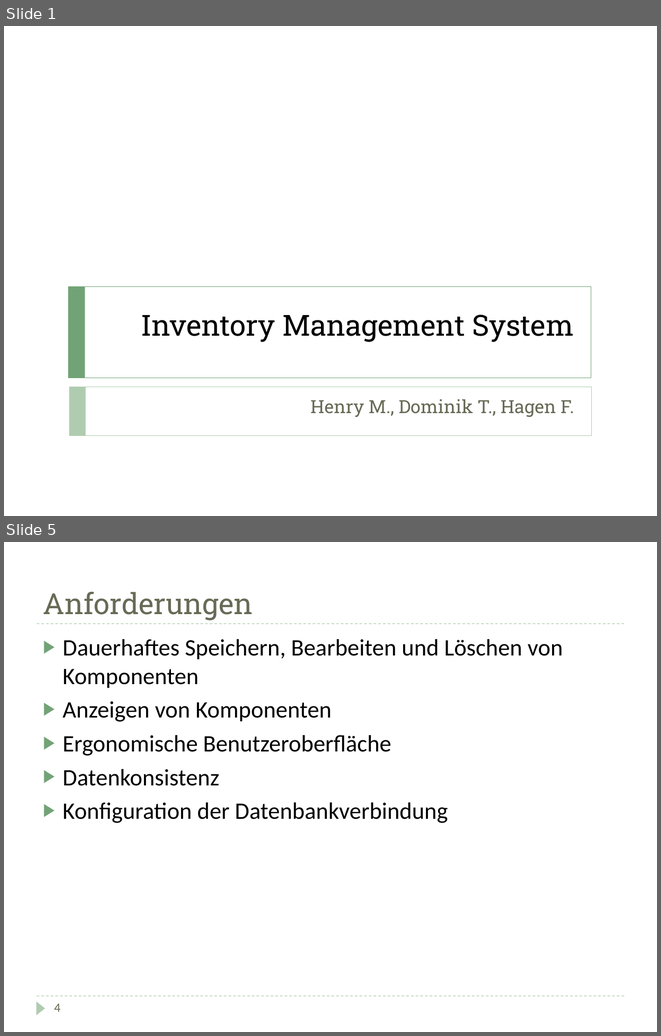
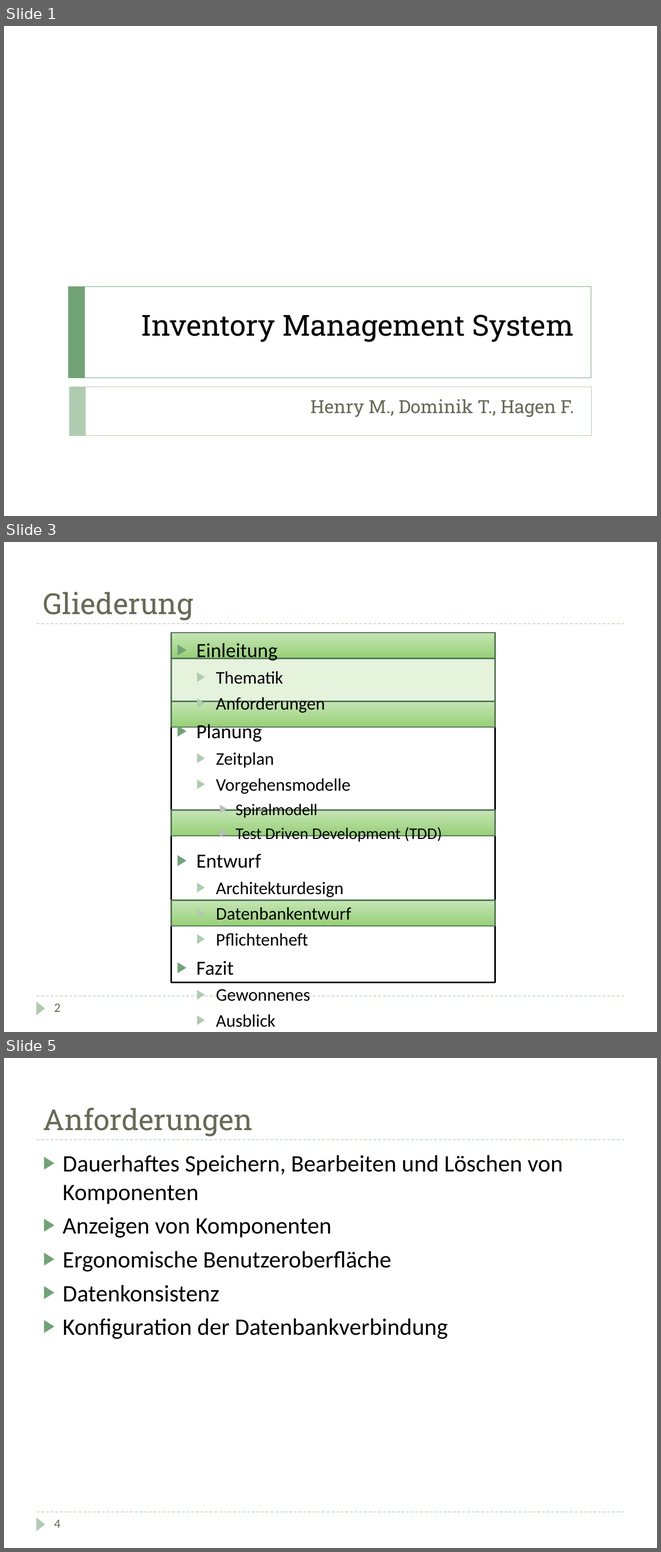
Before and after one commit to DarksideCode/Inventory-Management-System, a slide deck: Doku/Präsentation.pptx. Shown one above the other, each under a label of ours: slides 1 and 5 before the commit, slides 1, 3 and 5 after it; the slides between them are not shown. The pictures are 661x1036 and 661x1552 pixels, drawn with LibreOffice and Linux fonts; fonts in the diff are those of the drawing. Boxes give left, top, right and bottom in pixels: in the first picture for what was removed or moved away, otherwise in the second. Text is boxed around its words. In the diff, an @@ line names an element or a change of style, - is before the commit and + after.

```diff
--- a/Doku/Präsentation.pptx
+++ b/Doku/Präsentation.pptx
@@ slide 3 added at box(4, 542, 657, 1032), background #FFFFFF; not listed: 3 template elements that a slide beside it also shows @@
@@ title added at box(43, 592, 194, 620), 32 pt, text #676A55 @@
+Gliederung
@@ rectangle added at box(171, 633, 495, 982), fill #FFFFFF, outline #000000 1.5 pt @@
@@ rectangle added at box(171, 633, 495, 658), fill gradient #97D077 to #C6E5B5, outline #547957 1.5 pt @@
@@ text added at box(196, 643, 442, 1027), 19.6 pt, text #000000 @@
+▶ Einleitung
+  ▶ Thematik
+  ▶ Anforderungen
+▶ Planung
+  ▶ Zeitplan
+  ▶ Vorgehensmodelle
+    ▶ Spiralmodell
+    ▶ Test Driven Development (TDD)
+▶ Entwurf
+  ▶ Architekturdesign
+  ▶ Datenbankentwurf
+  ▶ Pflichtenheft
+▶ Fazit
+  ▶ Gewonnenes
+  ▶ Ausblick
@@ rectangle added at box(171, 658, 495, 700), fill #E5F3DD, outline #547957 1.5 pt @@
@@ rectangle added at box(171, 702, 495, 727), fill gradient #97D077 to #C6E5B5, outline #547957 1.5 pt @@
@@ rectangle added at box(171, 810, 495, 835), fill gradient #97D077 to #C6E5B5, outline #547957 1.5 pt @@
@@ rectangle added at box(171, 900, 495, 925), fill gradient #97D077 to #C6E5B5, outline #547957 1.5 pt @@
@@ text added at box(54, 1003, 61, 1012), 14 pt, text #676A55 @@
+2
```
Also in this commit, not shown: 10 slides changed, 3 other slides added, 4 slides removed, 2 other files.
